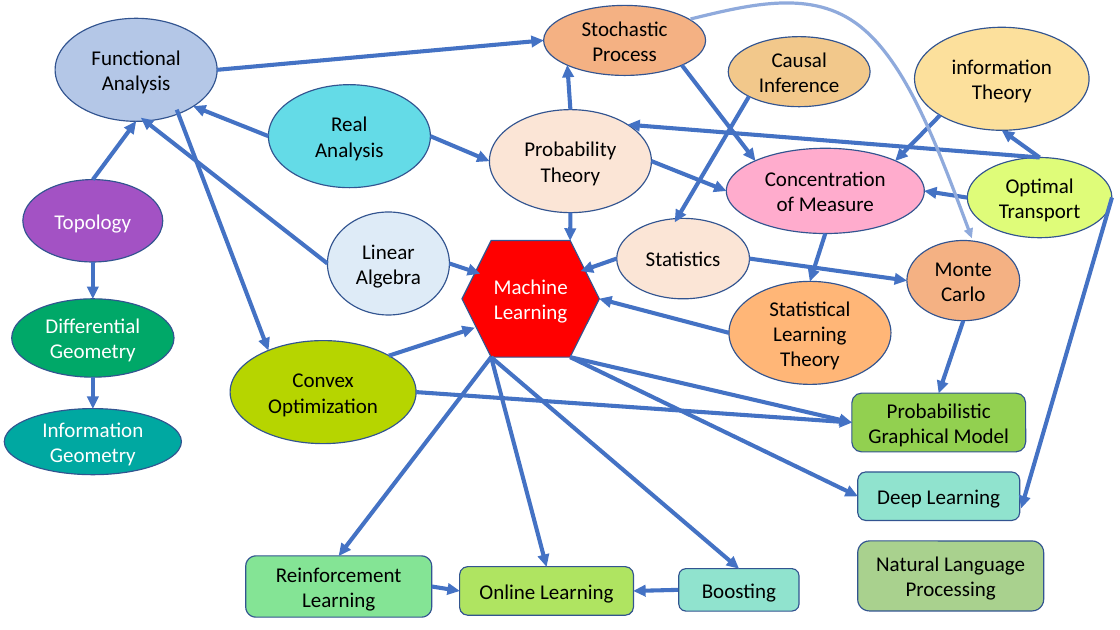
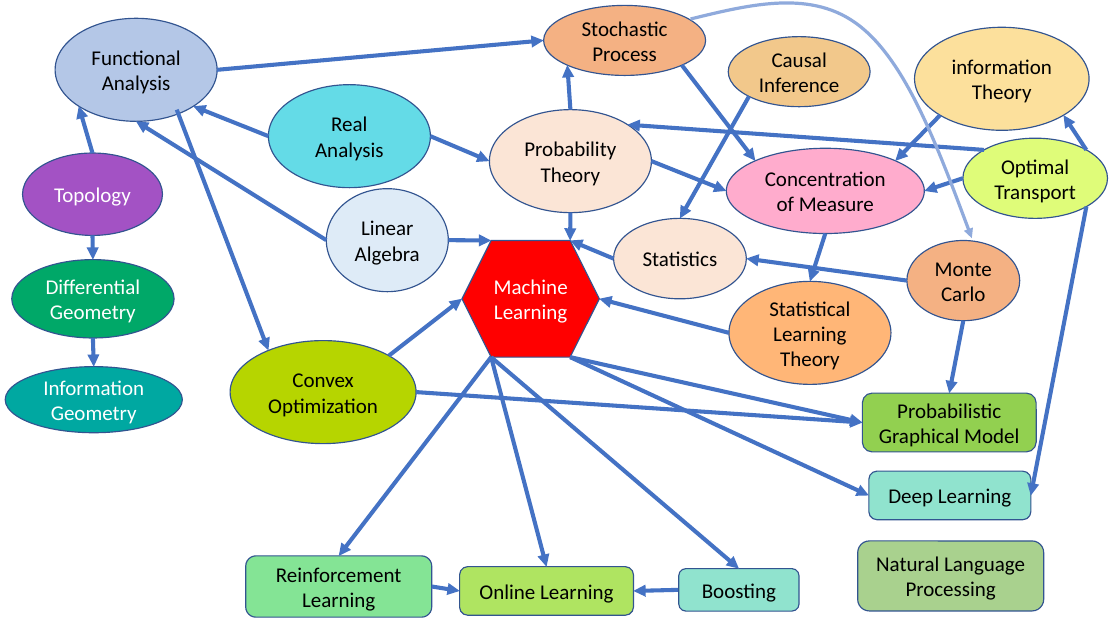
Before and after one commit to TianpeiLuke/SelfStudyNotes, a slide deck: slide 1 of knowledge_graph.pptx. Drawn at 1120x630 pixels with LibreOffice and Linux fonts; fonts in the diff are those of the drawing. Boxes give left, top, right and bottom in pixels: in the first picture for what was removed or moved away, otherwise in the second. Text is boxed around its words. In the diff, an @@ line names an element or a change of style, - is before the commit and + after.

```diff
--- a/knowledge_graph.pptx
+++ b/knowledge_graph.pptx
@@ arrow moved from (93, 180) - (136, 121) to (92, 153) - (79, 106) @@
@@ arrow moved from (749, 97) - (675, 223) to (749, 97) - (680, 218) @@
@@ arrow moved from (1040, 158) - (1002, 130) to (1086, 150) - (1064, 115) @@
@@ arrow moved from (328, 264) - (141, 118) to (326, 240) - (136, 121) @@
@@ arrow moved from (1040, 158) - (628, 124) to (985, 150) - (628, 124) @@
@@ ellipse "Optimal Transport": place and size @@
-ellipse "Optimal Transport" at [968,158,1112,238]
+ellipse "Optimal Transport" at [963,139,1107,218]
@@ ellipse "Topology": place and size @@
-ellipse "Topology" at [23,180,163,262]
+ellipse "Topology" at [23,153,163,235]
@@ arrow moved from (968, 197) - (924, 191) to (963, 178) - (924, 191) @@
@@ ellipse "Linear Algebra": place and size @@
-ellipse "Linear Algebra" at [328,212,450,315]
+ellipse "Linear Algebra" at [326,189,448,292]
@@ arrow moved from (1112, 197) - (1022, 508) to (1086, 207) - (1031, 496) @@
@@ arrow moved from (93, 262) - (93, 299) to (92, 235) - (93, 260) @@
@@ ellipse "Statistics": place and size @@
-ellipse "Statistics" at [617,218,749,299]
+ellipse "Statistics" at [613,218,746,299]
@@ arrow moved from (450, 264) - (480, 274) to (449, 240) - (492, 240) @@
@@ arrow moved from (617, 259) - (581, 271) to (613, 259) - (571, 240) @@
@@ arrow moved from (749, 259) - (907, 281) to (907, 281) - (747, 259) @@
@@ arrow moved from (389, 355) - (475, 328) to (389, 355) - (462, 299) @@
@@ arrow moved from (964, 321) - (939, 393) to (964, 321) - (949, 393) @@
@@ 2 ellipses, 1 arrow: place and size @@
-2 ellipses, 1 arrow at [4,299,181,475]
+2 ellipses, 1 arrow at [5,260,182,433]
@@ arrow moved from (571, 357) - (858, 497) to (571, 357) - (869, 496) @@
@@ arrow moved from (571, 357) - (852, 423) to (571, 357) - (863, 423) @@
@@ arrow moved from (416, 392) - (852, 423) to (416, 392) - (863, 423) @@
@@ rounded rectangle "Probabilistic Graphical Model": place and size @@
-rounded rectangle "Probabilistic Graphical Model" at [852,393,1026,452]
+rounded rectangle "Probabilistic Graphical Model" at [863,393,1037,452]
@@ rounded rectangle "Deep Learning": place and size @@
-rounded rectangle "Deep Learning" at [858,472,1020,521]
+rounded rectangle "Deep Learning" at [869,471,1031,520]
```
Also in this commit, not shown: 1 other file.
